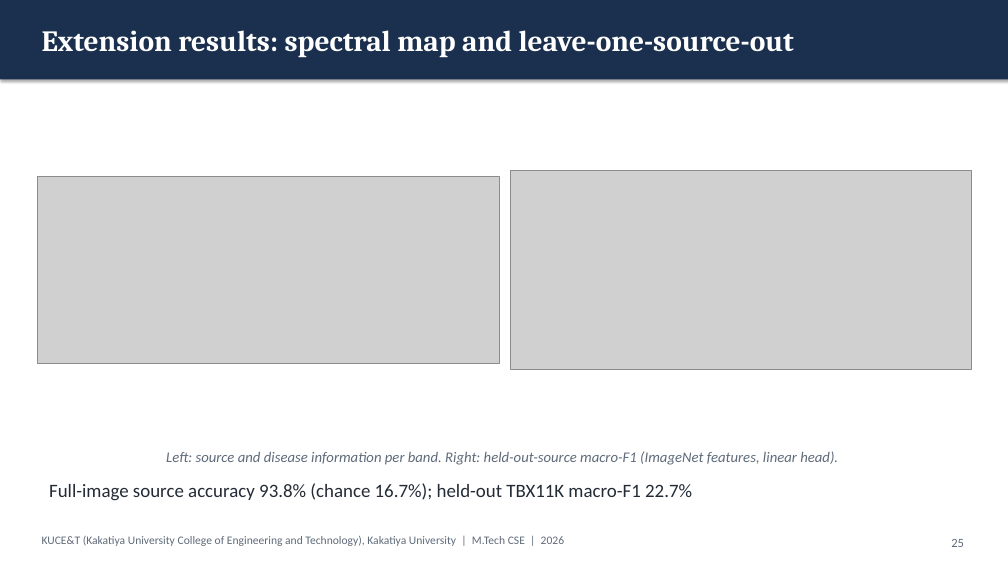
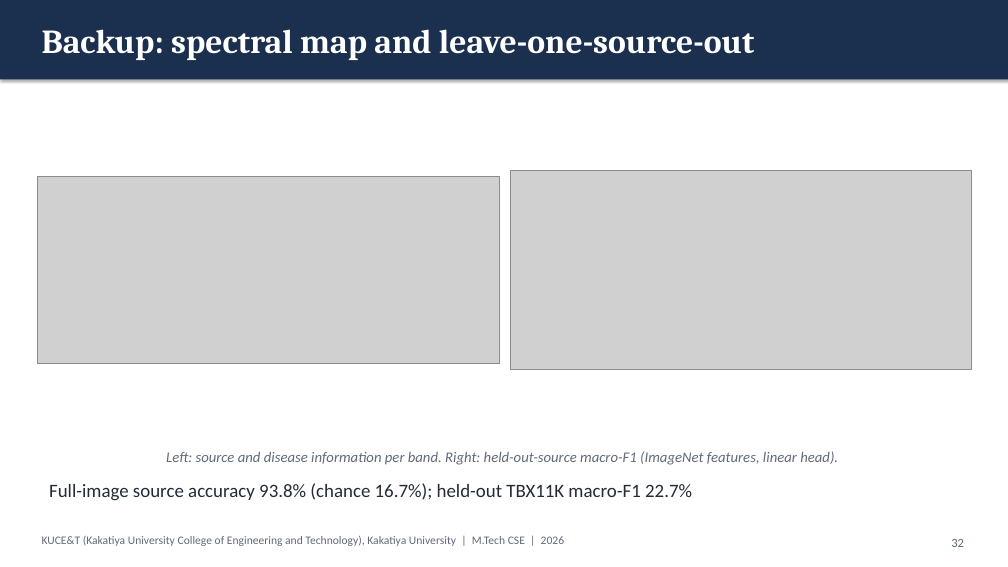
Before and after one commit to KSathwik/Lung_Disease_Detector, a slide deck: slide 32 of docs/presentation/LungAI_MTech_Presentation.pptx (slide 25 before the commit). Drawn at 1008x567 pixels with LibreOffice and Linux fonts; fonts in the diff are those of the drawing; grey boxes stand for pictures. Boxes give left, top, right and bottom in pixels: in the first picture for what was removed or moved away, otherwise in the second. Text is boxed around its words. In the diff, an @@ line names an element or a change of style, - is before the commit and + after.

```diff
--- a/docs/presentation/LungAI_MTech_Presentation.pptx
+++ b/docs/presentation/LungAI_MTech_Presentation.pptx
@@ text at <box>42,29,754,60</box>: text changed; size 28 to 32 pt @@
-Extension results: spectral map and leave-one-source-out
+Backup: spectral map and leave-one-source-out
@@ page number at <box>951,539,964,547</box>: text changed @@
-25
+32
```
Also in this commit, not shown: 12 other slides changed, 20 other files.
